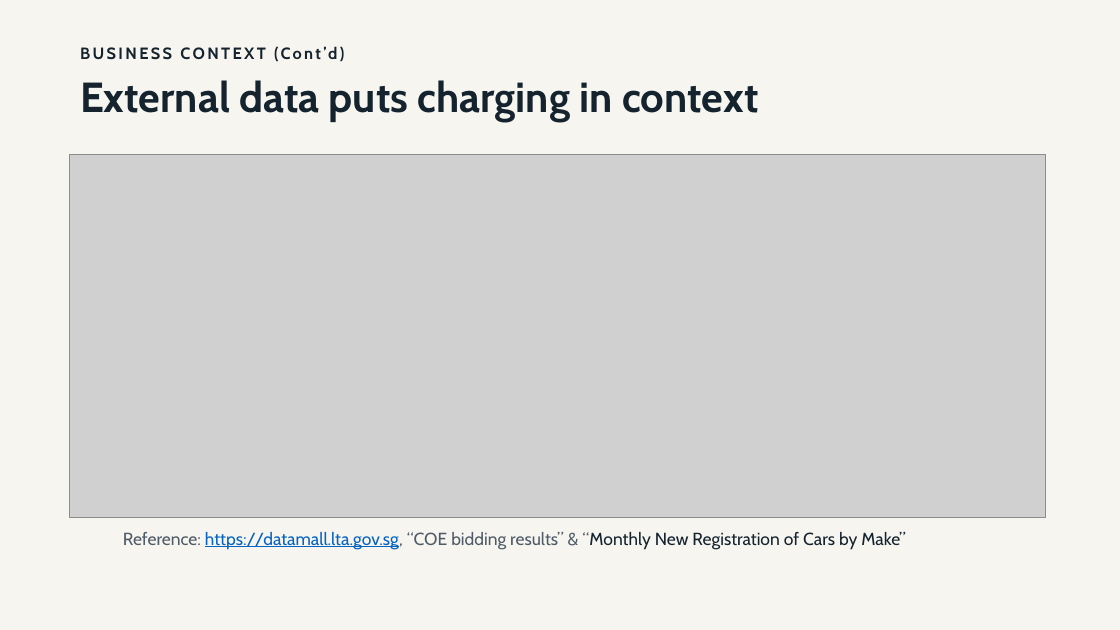
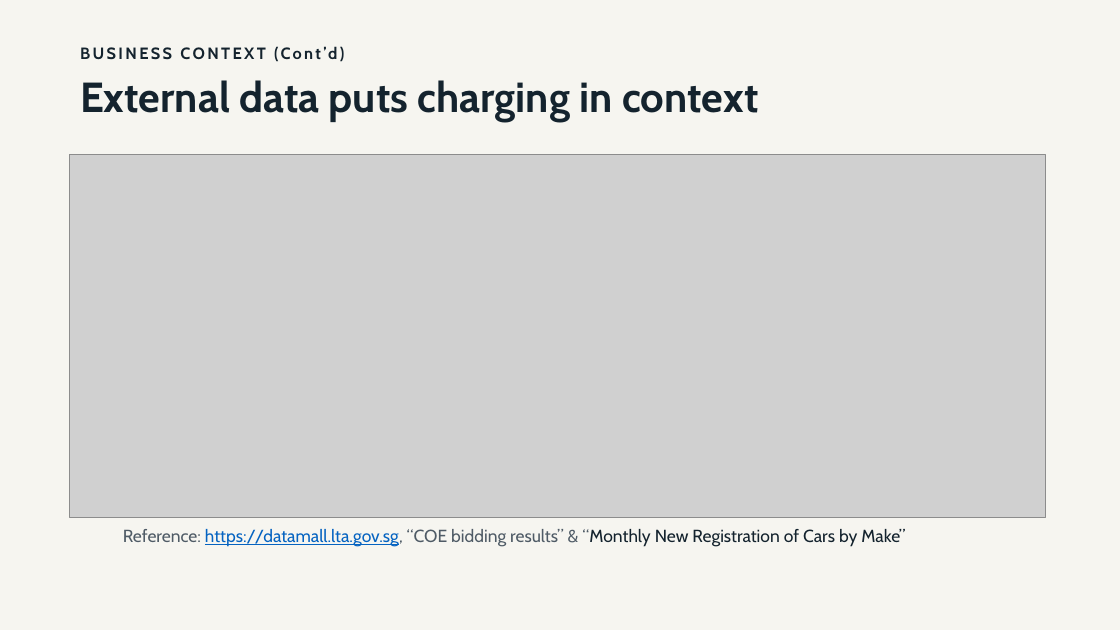
Before and after one commit to ericseow-98/Project-2-Assignment, a slide deck: slide 7 of EV_Charging_Data_Platform_Presentation_Final_Version.pptx. Drawn at 1120x630 pixels with LibreOffice and Linux fonts; fonts in the diff are those of the drawing; grey boxes stand for pictures. Boxes give left, top, right and bottom in pixels: in the first picture for what was removed or moved away, otherwise in the second. Text is boxed around its words. In the diff, an @@ line names an element or a change of style, - is before the commit and + after.

```diff
--- a/EV_Charging_Data_Platform_Presentation_Final_Version.pptx
+++ b/EV_Charging_Data_Platform_Presentation_Final_Version.pptx
@@ text "Reference: https://datamall.lta.gov.sg, “COE bidding results ..." at bbox=[123, 529, 905, 547]: line spacing 1 to 0.9 @@
```
Also in this commit, not shown: 6 other slides changed.
